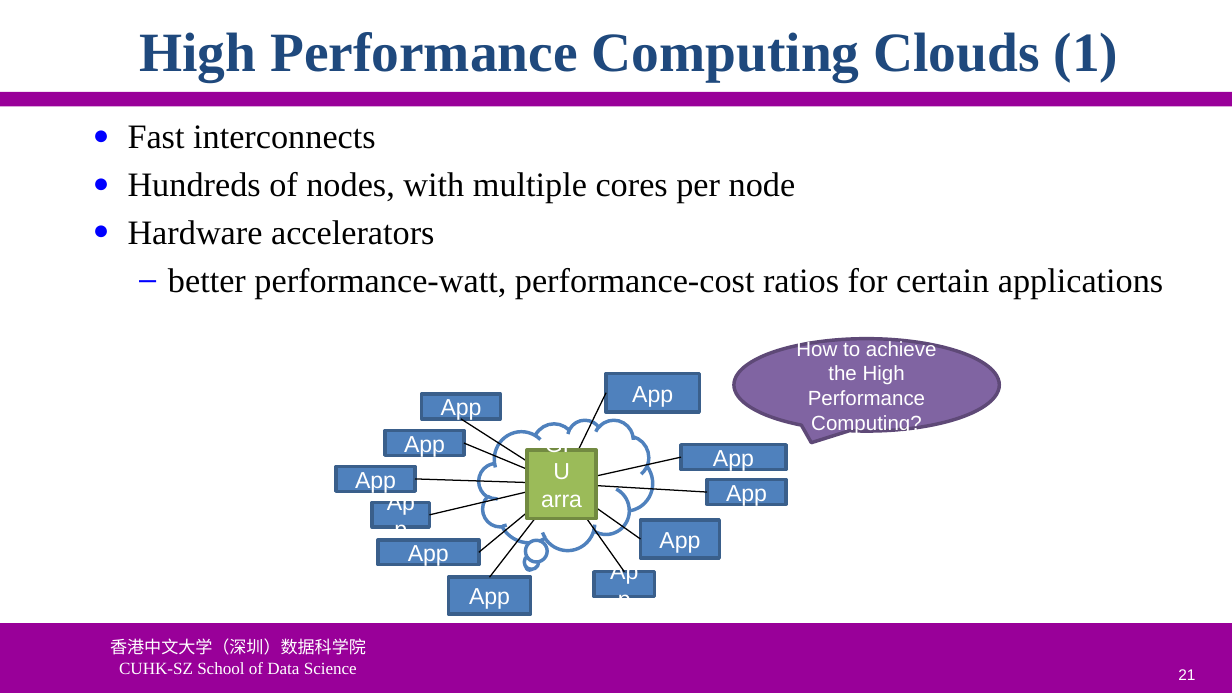
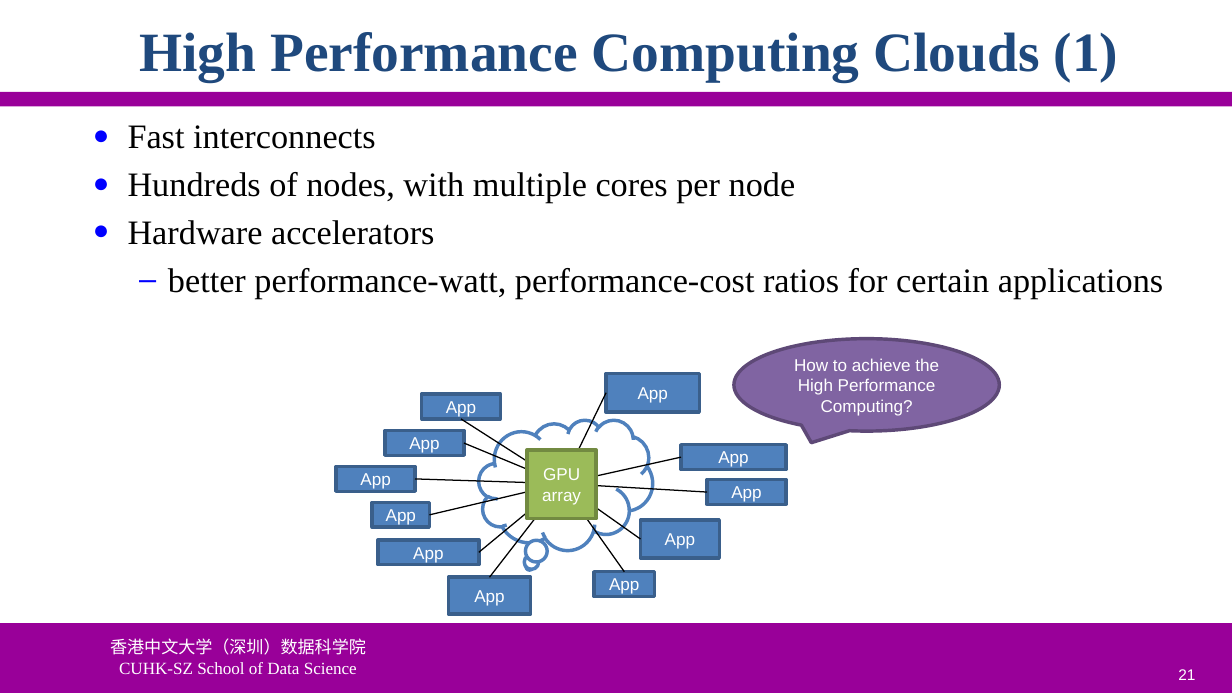
Before and after one commit to ychung1103/ychung1103.github.io, a slide deck: slide 21 of Slides/CSC6103/VT-08 GPU Virtualization.pptx. Drawn at 1232x693 pixels with LibreOffice and Linux fonts; fonts in the diff are those of the drawing; background and template pictures are left out. Boxes give left, top, right and bottom in pixels: in the first picture for what was removed or moved away, otherwise in the second. Text is boxed around its words. In the diff, an @@ line names an element or a change of style, - is before the commit and + after.

```diff
--- a/Slides/CSC6103/VT-08 GPU Virtualization.pptx
+++ b/Slides/CSC6103/VT-08 GPU Virtualization.pptx
@@ speech bubble "How to achieve the High ..." at bbox=[734, 339, 999, 431]: size 12 to 10 pt @@
@@ size 13.5 to 10 pt in 12 elements at bbox=[606, 373, 700, 411], bbox=[421, 394, 500, 419], bbox=[594, 572, 654, 596], bbox=[372, 503, 429, 527], bbox=[378, 540, 479, 564], bbox=[641, 520, 719, 558], bbox=[681, 445, 786, 469], bbox=[386, 431, 464, 456], bbox=[707, 479, 786, 504], bbox=[336, 467, 415, 492], bbox=[448, 578, 531, 615], bbox=[527, 450, 596, 519] @@
```
Also in this commit, not shown: 4 other slides changed, 2 other files.
